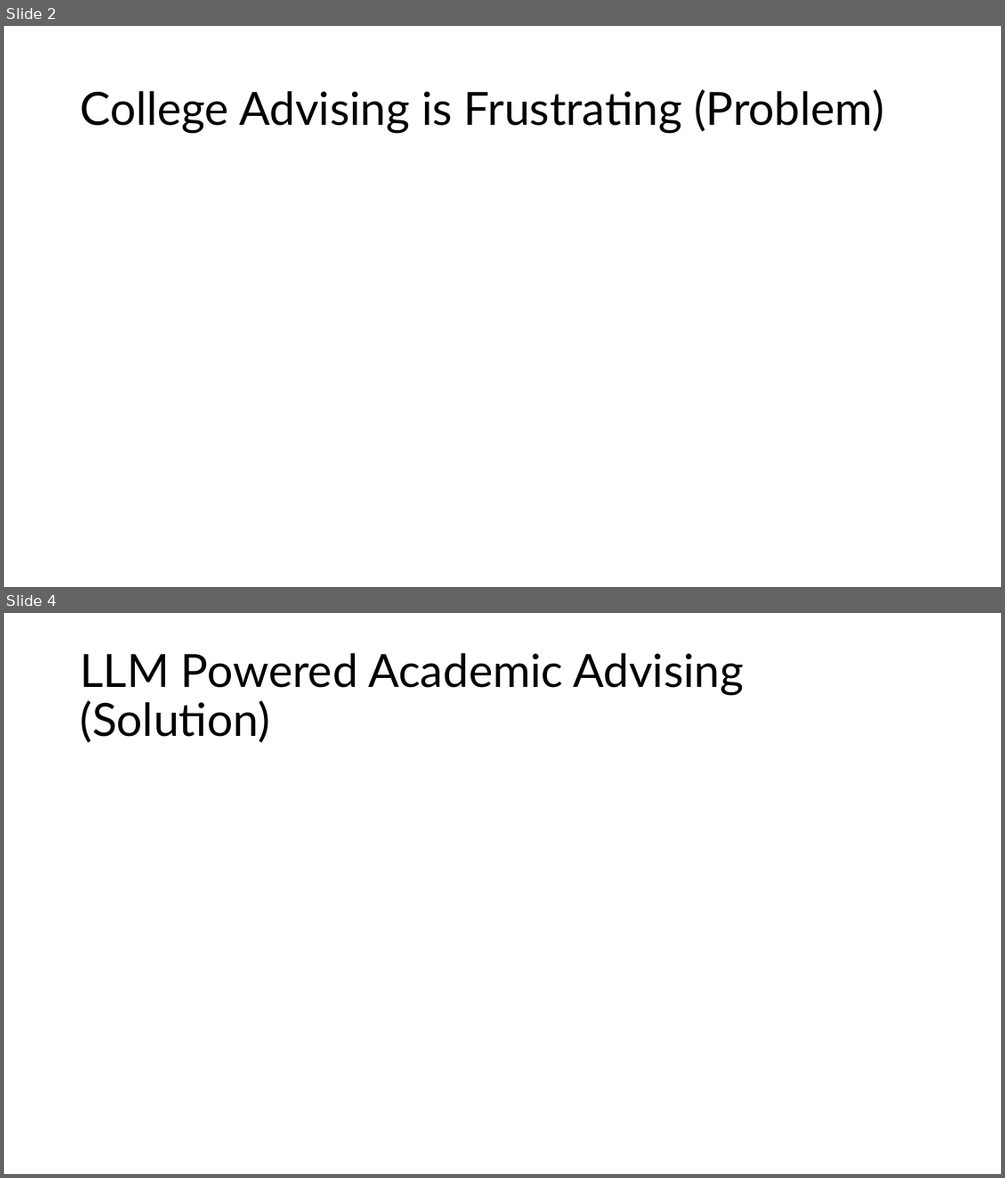
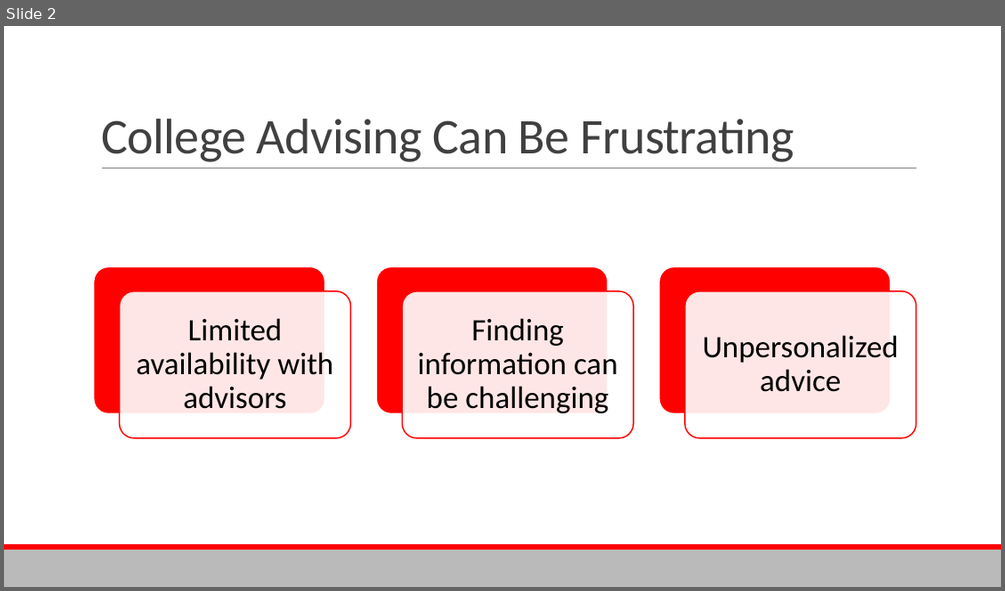
Before and after one commit to Aaryush1/Univise, a slide deck: Pitch_Deck.pptx. Shown one above the other, each under a label of ours: slides 2 and 4 before the commit, slide 2 after it; the slides between them are not shown. The pictures are 1005x1178 and 1005x591 pixels, drawn with LibreOffice and Linux fonts; fonts in the diff are those of the drawing. Boxes give left, top, right and bottom in pixels: in the first picture for what was removed or moved away, otherwise in the second. Text is boxed around its words. In the diff, an @@ line names an element or a change of style, - is before the commit and + after.

```diff
--- a/Pitch_Deck.pptx
+++ b/Pitch_Deck.pptx
@@ slide 4 removed at [4,613,1001,1174], background #FFFFFF @@
@@ title removed at [80,653,744,743] @@
-LLM Powered Academic Advising (Solution)
@@ slide 2 changed as well @@
@@ title "College Advising Can Be Frustrating" at [101,119,794,162]: vertical alignment middle to bottom @@
@@ title at [101,119,794,162]: text changed; size 44 to 48 pt; font Lato to Calibri; text colour #000000 to #404040 @@
-College Advising is Frustrating (Problem)
+College Advising Can Be Frustrating
@@ line added from (102, 168) to (917, 168), #808080 0.5 pt @@
@@ group added at [94,267,916,438]: 6 rounded rectangles, 3 texts @@
+Limited availability with advisors
+Finding information can be challenging
+Unpersonalized advice
@@ rectangle added at [4,549,1001,587], fill #BABABA @@
@@ rectangle added at [4,544,1001,549], fill #FF0000 @@
```
Also in this commit, not shown: 4 other slides changed, 4 slides added, 3 other slides removed, 8 other files.
